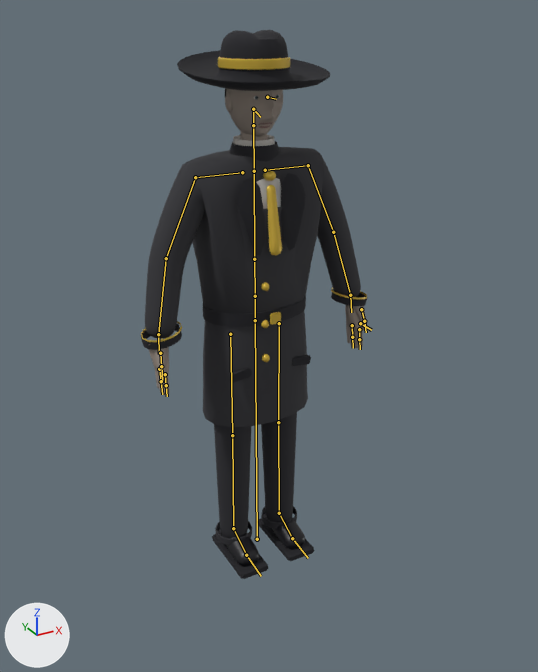
What one commit did to the glTF model models/human_noir_v4.glb.
Before and after are seen from a 50 mm camera at (-1.057, -2.015, 1.836) aimed at (-0.013, -0.116, 0.886). The lights are fixed; the arrows at lower left show +X, +Y and +Z. The older version comes first. The bones that change, and the others that lie on the model, are drawn over the model as lines.

Objects in the first picture: 'human_noir'.
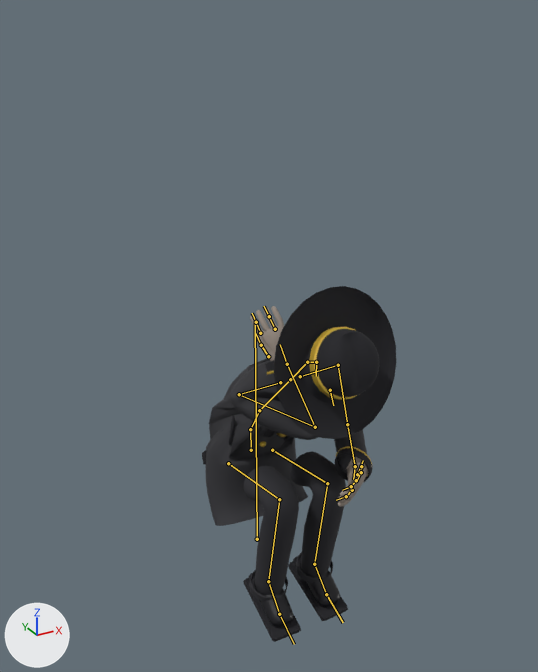
The newer file adds an action. The first version stands in its rest pose; the second is drawn at frame 3 of the action 'crouch_hold_wind_loop'.

What the commit changed:
Bone 'pelvis' (bone_pelvis) moves from (0.0, 0.0, 0.0) to (0.02, -0.55, -0.08).
Bone 'spine' (bone_spine) turns from (0, 0, 0) to (29, 4, 0) degrees about its own x, y and z.
Bone 'spine2' (bone_spine2) turns from (0, 0, 0) to (14, 0, 0) degrees about its own x, y and z.
Bone 'head' (bone_head) turns from (0, 0, 0) to (24, 0, 0) degrees about its own x, y and z.
Bone 'upper_arm.L' (bone_upper_arm_l) turns from (0, 0, 0) to (-40, 0, -14) degrees about its own x, y and z.
Bone 'forearm.L' (bone_forearm_l) turns from (0, 0, 0) to (-80, 0, 0) degrees about its own x, y and z.
Bone 'fingers_1.L' (bone_fingers_1_l) turns from (0, 0, 0) to (0, 0, 20) degrees about its own x, y and z.
Bone 'fingers_2.L' (bone_fingers_2_l) turns from (0, 0, 0) to (0, 0, 22) degrees about its own x, y and z.
Bone 'index_1.L' (bone_index_1_l) turns from (0, 0, 0) to (0, 0, 19) degrees about its own x, y and z.
Bone 'index_2.L' (bone_index_2_l) turns from (0, 0, 0) to (0, 0, 21) degrees about its own x, y and z.
Bone 'thumb_1.L' (bone_thumb_1_l) turns from (0, 0, 0) to (1, 0, 5) degrees about its own x, y and z.
Bone 'upper_arm.R' (bone_upper_arm_r) turns from (0, 0, 0) to (-120, 0, 20) degrees about its own x, y and z.
Bone 'forearm.R' (bone_forearm_r) turns from (0, 0, 0) to (-120, 0, 0) degrees about its own x, y and z.
Bone 'fingers_1.R' (bone_fingers_1_r) turns from (0, 0, 0) to (0, 0, -20) degrees about its own x, y and z.
Bone 'fingers_2.R' (bone_fingers_2_r) turns from (0, 0, 0) to (0, 0, -22) degrees about its own x, y and z.
Bone 'index_1.R' (bone_index_1_r) turns from (0, 0, 0) to (0, 0, -19) degrees about its own x, y and z.
Bone 'index_2.R' (bone_index_2_r) turns from (0, 0, 0) to (0, 0, -21) degrees about its own x, y and z.
Bone 'thumb_1.R' (bone_thumb_1_r) turns from (0, 0, 0) to (1, 0, -5) degrees about its own x, y and z.
Bone 'thigh.L' (bone_thigh_l) turns from (0, 0, 0) to (-102, 0, 0) degrees about its own x, y and z.
Bone 'shin.L' (bone_shin_l) turns from (0, 0, 0) to (112, 0, 0) degrees about its own x, y and z.
Bone 'foot.L' (bone_foot_l) turns from (0, 0, 0) to (8, 0, 0) degrees about its own x, y and z.
Bone 'thigh.R' (bone_thigh_r) turns from (0, 0, 0) to (-102, 0, 0) degrees about its own x, y and z.
Bone 'shin.R' (bone_shin_r) turns from (0, 0, 0) to (112, 0, 0) degrees about its own x, y and z.
Bone 'foot.R' (bone_foot_r) turns from (0, 0, 0) to (8, 0, 0) degrees about its own x, y and z.

Location of each change, (x1, y1, x2, y2) in pixels of the pictures (538 x 672 px):
'human_noir', posed (14% narrower, 35% shorter): before (141, 30, 368, 579); after (202, 286, 396, 642)
bone 'pelvis', root to tip: before (255, 320) to (255, 296); after (251, 450) to (250, 429)
bone 'spine', root to tip: before (255, 296) to (254, 259); after (250, 429) to (259, 410)
bone 'spine2', root to tip: before (254, 259) to (254, 171); after (259, 410) to (290, 379)
bone 'head', root to tip: before (253, 125) to (253, 109); after (307, 362) to (316, 362)
bone 'upper_arm.L', root to tip: before (308, 165) to (333, 232); after (338, 365) to (347, 424)
bone 'forearm.L', root to tip: before (333, 232) to (350, 295); after (347, 424) to (355, 466)
bone 'fingers_1.L', root to tip: before (352, 325) to (352, 337); after (352, 490) to (346, 496)
bone 'fingers_2.L', root to tip: before (352, 337) to (353, 348); after (346, 496) to (336, 500)
bone 'index_1.L', root to tip: before (359, 329) to (359, 339); after (356, 480) to (351, 486)
bone 'index_2.L', root to tip: before (359, 339) to (360, 349); after (351, 486) to (342, 490)
bone 'thumb_1.L', root to tip: before (361, 309) to (364, 321); after (361, 466) to (361, 472)
bone 'upper_arm.R', root to tip: before (195, 177) to (166, 258); after (239, 394) to (315, 427)
bone 'forearm.R', root to tip: before (166, 258) to (158, 334); after (315, 427) to (287, 364)
bone 'fingers_1.R', root to tip: before (159, 369) to (161, 381); after (275, 329) to (269, 316)
bone 'fingers_2.R', root to tip: before (161, 381) to (162, 394); after (269, 316) to (264, 306)
bone 'index_1.R', root to tip: before (165, 374) to (166, 385); after (260, 333) to (256, 322)
bone 'index_2.R', root to tip: before (166, 385) to (167, 396); after (256, 322) to (252, 313)
bone 'thumb_1.R', root to tip: before (160, 353) to (161, 366); after (268, 356) to (261, 345)
bone 'thigh.L', root to tip: before (279, 323) to (278, 422); after (272, 450) to (327, 483)
bone 'shin.L', root to tip: before (278, 422) to (279, 513); after (327, 483) to (314, 564)
bone 'foot.L', root to tip: before (279, 513) to (292, 538); after (314, 564) to (326, 594)
bone 'thigh.R', root to tip: before (230, 334) to (232, 435); after (228, 463) to (279, 499)
bone 'shin.R', root to tip: before (232, 435) to (233, 528); after (279, 499) to (268, 581)
bone 'foot.R', root to tip: before (233, 528) to (246, 555); after (268, 581) to (279, 614)
